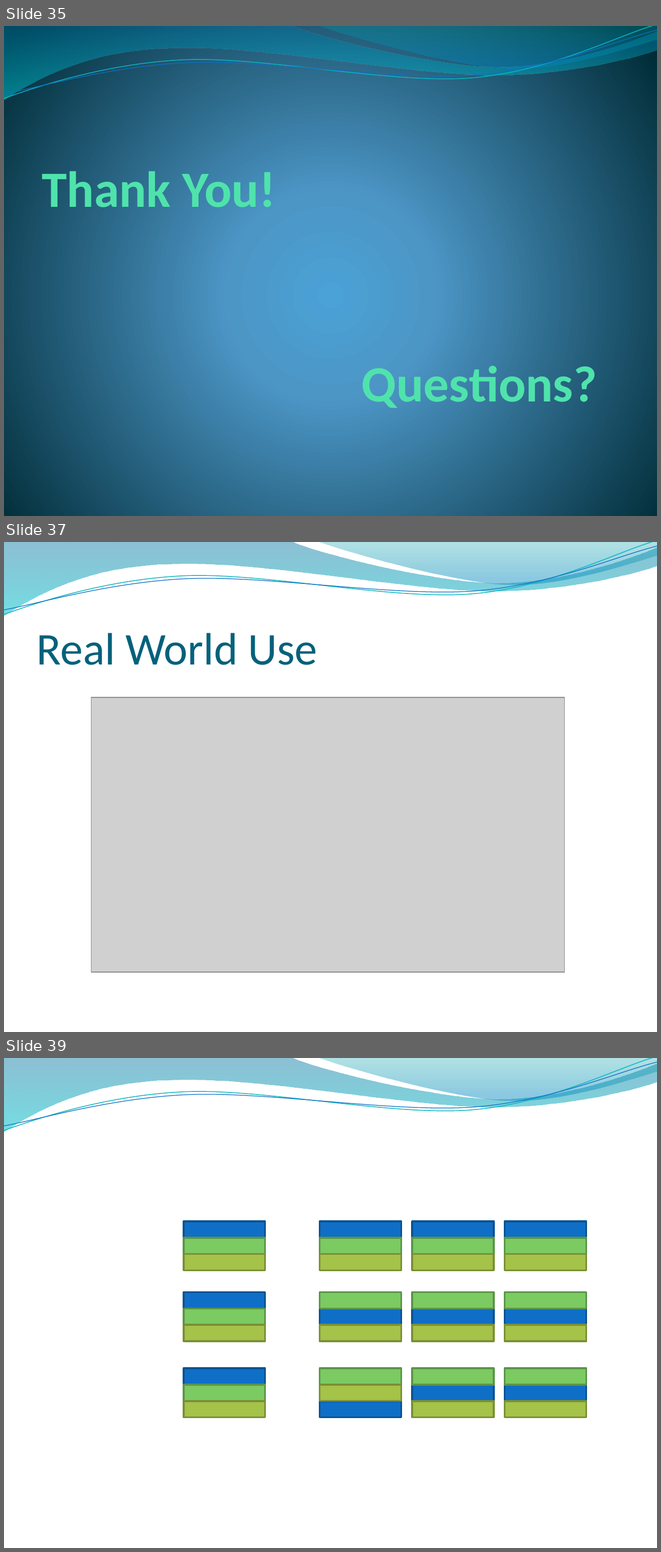
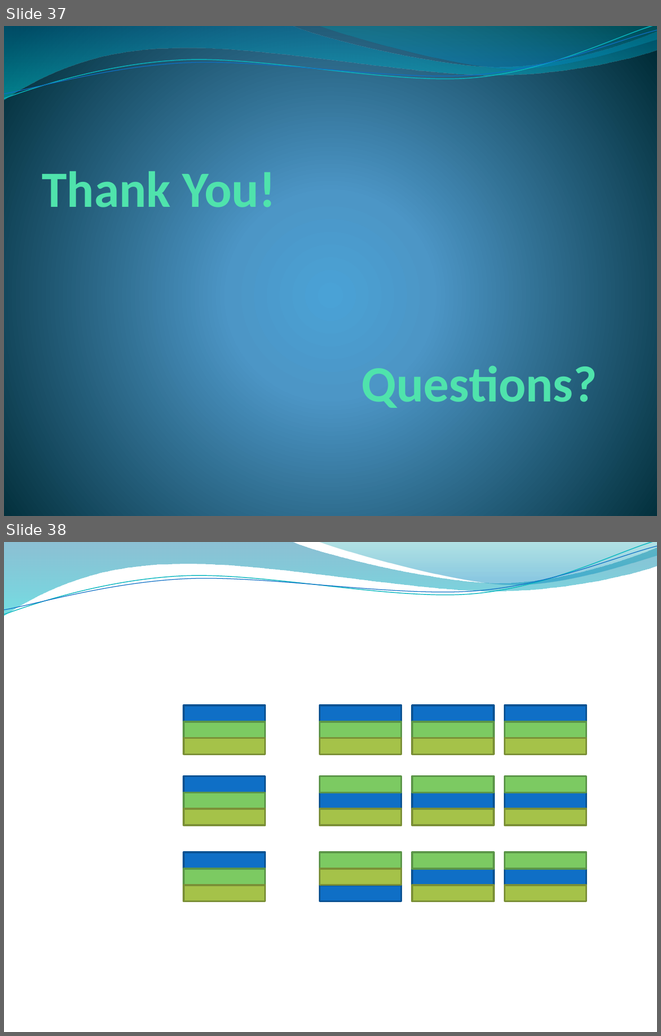
Before and after one commit to edvelezg/unb-os, a slide deck: google-fs/google-fs.pptx. Shown one above the other, each under a label of ours: slides 35, 37 and 39 before the commit, slides 37 and 38 after it; the slides between them are not shown. The pictures are 661x1552 and 661x1036 pixels, drawn with LibreOffice and Linux fonts; fonts in the diff are those of the drawing; grey boxes stand for pictures; background and template pictures are left out. Boxes give left, top, right and bottom in pixels: in the first picture for what was removed or moved away, otherwise in the second. Text is boxed around its words. In the diff, an @@ line names an element or a change of style, - is before the commit and + after.

```diff
--- a/google-fs/google-fs.pptx
+++ b/google-fs/google-fs.pptx
@@ slide 37 removed at (4,542,657,1032), background picture (left out); not listed: 4 template elements that a slide beside it also shows @@
@@ title removed at (37,633,317,665) @@
-Real World Use
@@ picture removed at (91,697,564,972) @@
@@ what was slide 35 is now slide 37 @@
@@ what was slide 39 is now slide 38 @@
```
Also in this commit, not shown: 13 slides changed, 2 slides added, 3 other slides removed.
